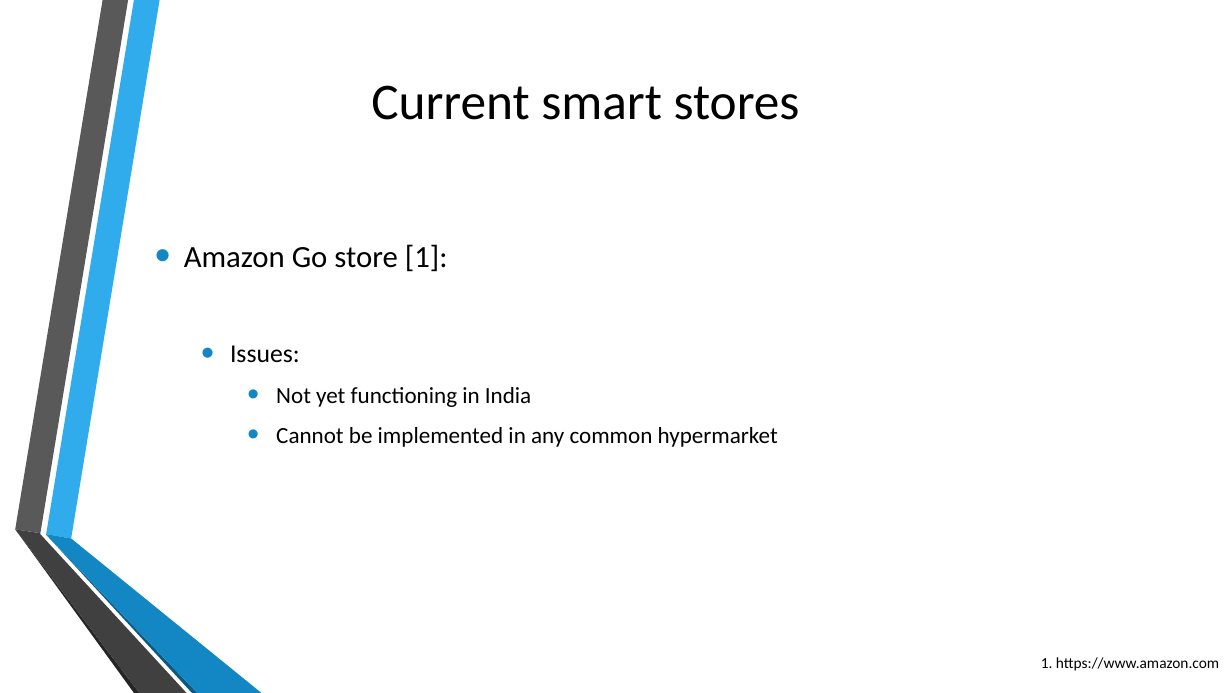
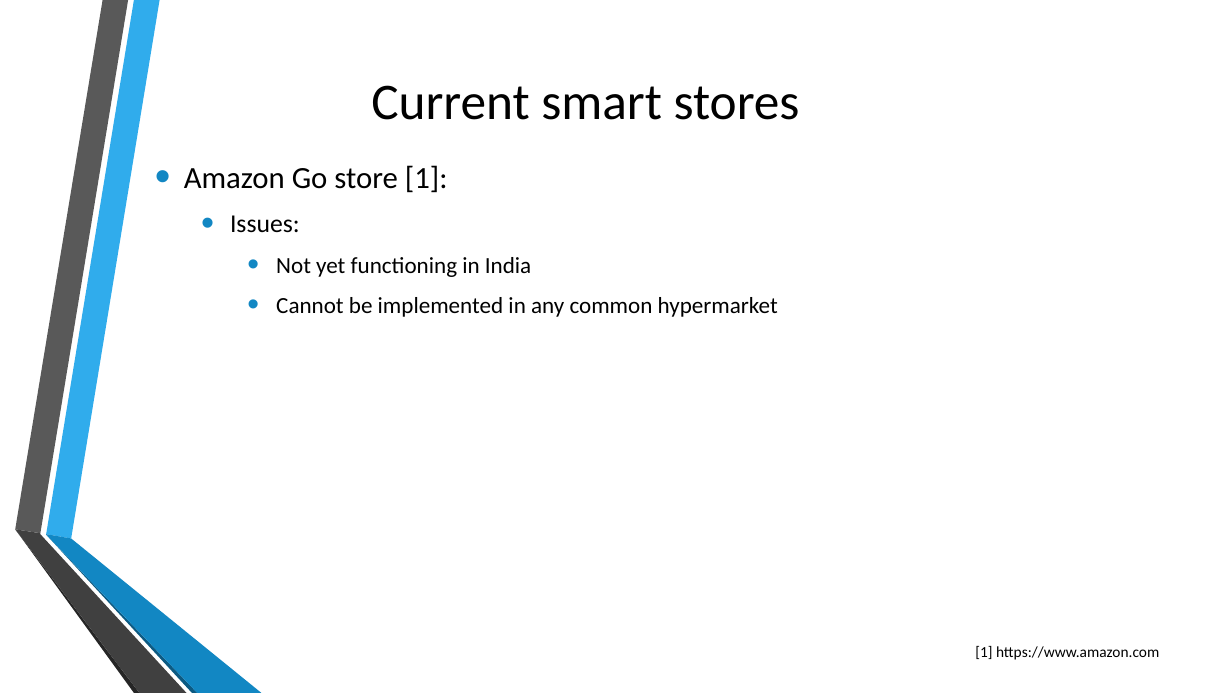
Before and after one commit to adithyarganesh/Quick-Basket, a slide deck: slide 3 of Reports/QB-Finalfinal final [Autosaved].pptx. Drawn at 1232x693 pixels with LibreOffice and Linux fonts; fonts in the diff are those of the drawing; background and template pictures are left out. Boxes give left, top, right and bottom in pixels: in the first picture for what was removed or moved away, otherwise in the second. Text is boxed around its words. In the diff, an @@ line names an element or a change of style, - is before the commit and + after.

```diff
--- a/Reports/QB-Finalfinal final [Autosaved].pptx
+++ b/Reports/QB-Finalfinal final [Autosaved].pptx
@@ text "Amazon Go store [1]:" rewrapped from box(184, 244, 778, 447) to box(184, 165, 778, 317) @@
@@ text at box(975, 646, 1159, 660): text changed @@
-1. https://www.amazon.com
+[1] https://www.amazon.com
```
Also in this commit, not shown: 9 other slides changed, 4 slides added, 3 slides removed, 7 other files.
